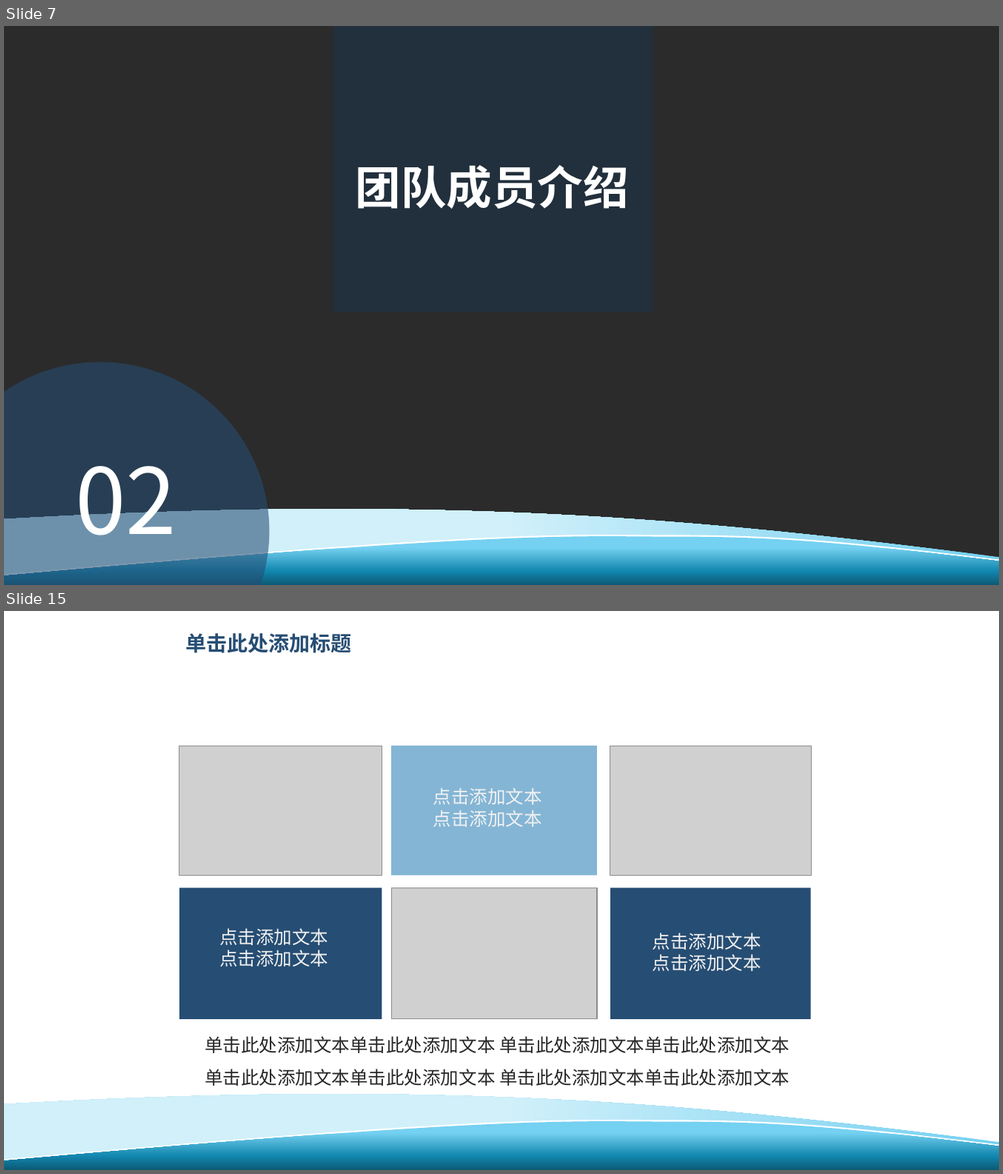
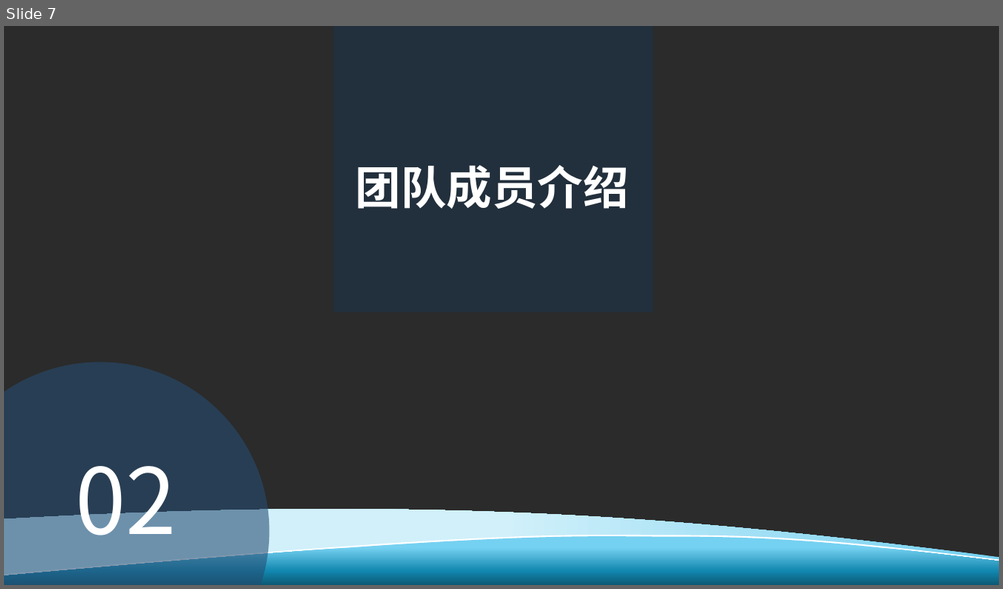
Before and after one commit to GZWgssmart/AutoPlatform, a slide deck: documents/创意科技-项目答辩.pptx. Shown one above the other, each under a label of ours: slides 7 and 15 before the commit, slide 7 after it; the slides between them are not shown. The pictures are 1003x1174 and 1003x589 pixels, drawn with LibreOffice and Linux fonts; fonts in the diff are those of the drawing; grey boxes stand for pictures; background and template pictures are left out; a plain dark background stands for a picture behind light text. Boxes give left, top, right and bottom in pixels: in the first picture for what was removed or moved away, otherwise in the second. Text is boxed around its words. In the diff, an @@ line names an element or a change of style, - is before the commit and + after.

```diff
--- a/documents/创意科技-项目答辩.pptx
+++ b/documents/创意科技-项目答辩.pptx
@@ slide 15 removed at box(4, 611, 999, 1170), background #FFFFFF; not listed: 3 template elements that a slide beside it also shows @@
@@ text removed at box(185, 633, 351, 653) @@
-单击此处添加标题
@@ picture removed at box(179, 746, 382, 876) @@
@@ rectangle removed at box(391, 746, 597, 876) @@
@@ picture removed at box(611, 746, 812, 876) @@
@@ text removed at box(433, 788, 542, 827) @@
-点击添加文本
-点击添加文本
@@ rectangle removed at box(179, 888, 382, 1019) @@
@@ picture removed at box(391, 888, 597, 1019) @@
@@ rectangle removed at box(611, 888, 811, 1019) @@
@@ text removed at box(219, 928, 328, 967) @@
-点击添加文本
-点击添加文本
@@ text removed at box(652, 933, 761, 971) @@
-点击添加文本
-点击添加文本
@@ text removed at box(205, 1037, 789, 1086) @@
-单击此处添加文本单击此处添加文本 单击此处添加文本单击此处添加文本
-单击此处添加文本单击此处添加文本 单击此处添加文本单击此处添加文本
```
Also in this commit, not shown: 12 slides changed, 3 slides added, 6 other slides removed.
